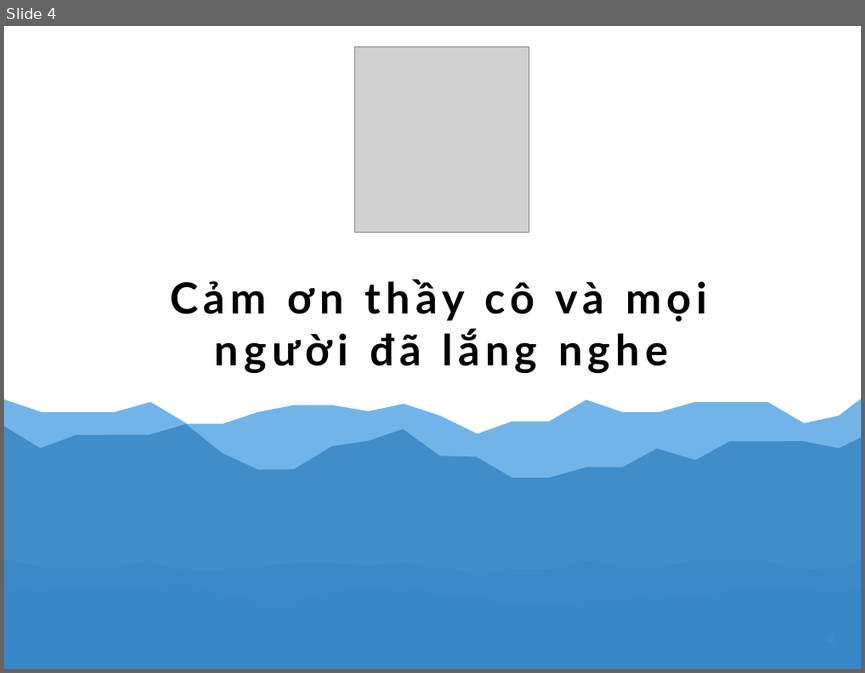
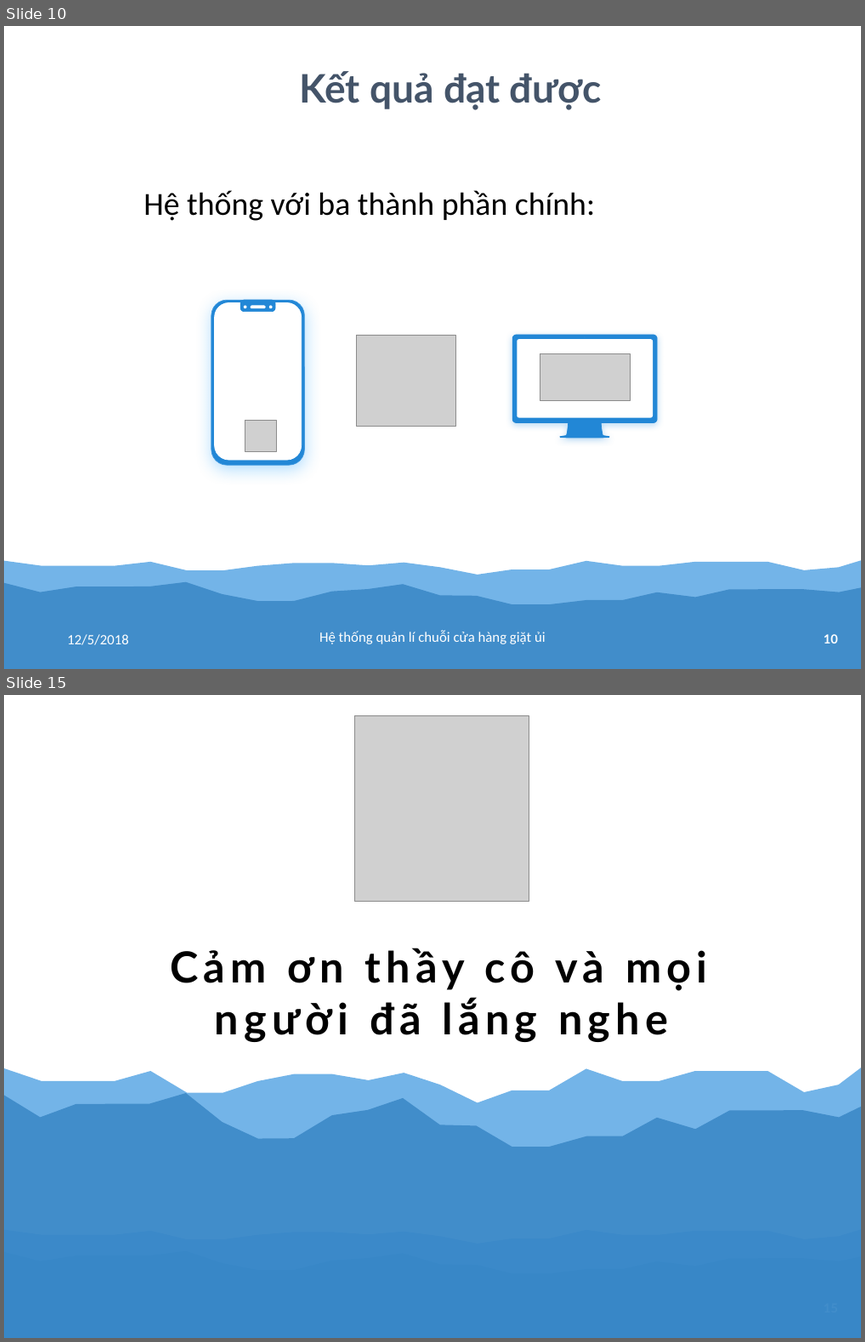
Before and after one commit to tranhoanghuan/Lu-n-v-n, a slide deck: baoCao/bao_cao.pptx. Shown one above the other, each under a label of ours: slide 4 before the commit, slides 10 and 15 after it; the slides between them are not shown. The pictures are 865x673 and 865x1342 pixels, drawn with LibreOffice and Linux fonts; fonts in the diff are those of the drawing; grey boxes stand for pictures. Boxes give left, top, right and bottom in pixels: in the first picture for what was removed or moved away, otherwise in the second. Text is boxed around its words. In the diff, an @@ line names an element or a change of style, - is before the commit and + after.

```diff
--- a/baoCao/bao_cao.pptx
+++ b/baoCao/bao_cao.pptx
@@ slide 10 added at <box>4,26,861,669</box>, background #FFFFFF; not listed: 2 template elements that a slide beside it also shows @@
@@ text added at <box>300,71,602,110</box>, 66 pt, text #445469, bold @@
+Kết quả đạt được
@@ text added at <box>143,190,595,221</box>, 54 pt, text #000000 @@
+Hệ thống với ba thành phần chính:
@@ group added at <box>211,300,657,465</box>: 5 rounded rectangles, 3 pictures, 2 ellipses, 1 freeform shape @@
@@ text added at <box>67,634,129,645</box>, 24 pt, text #FFFFFF @@
+12/5/2018
@@ text added at <box>319,630,545,644</box>, 24 pt, text #FFFFFF @@
+Hệ thống quản lí chuỗi cửa hàng giặt ủi
@@ page number added at <box>823,634,838,643</box>, 21 pt, text #FFFFFF, bold @@
+10
@@ what was slide 4 is now slide 15 @@
```
Also in this commit, not shown: 3 slides changed, 10 other slides added.
